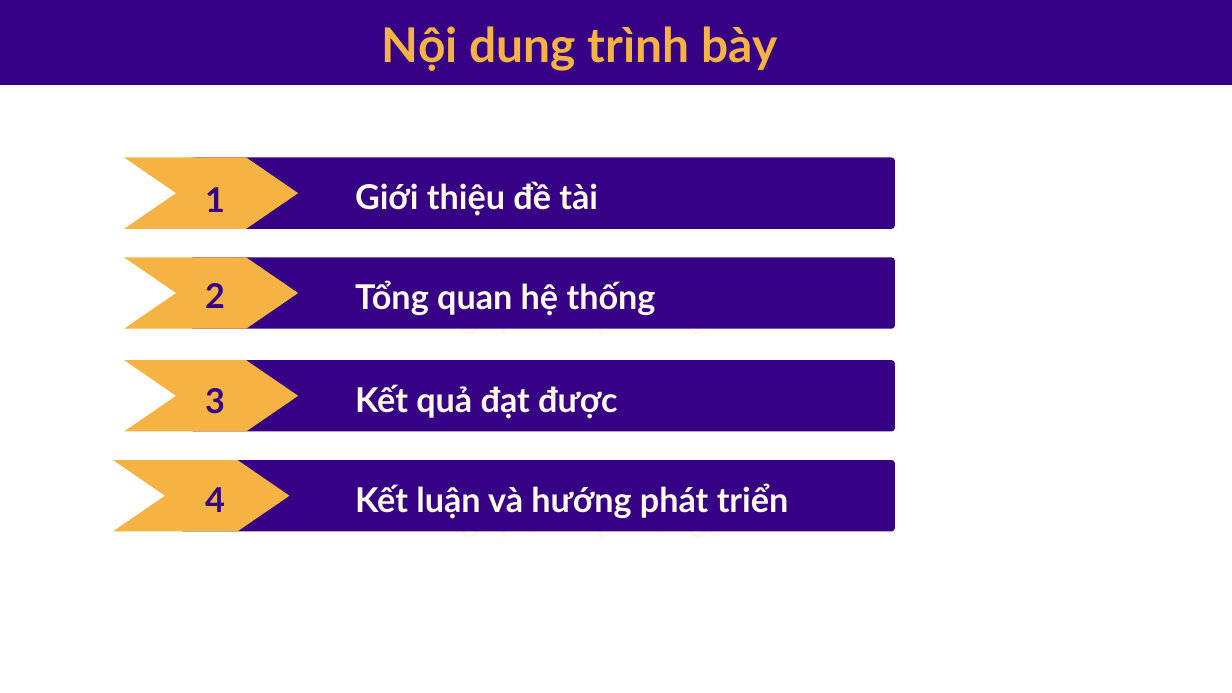
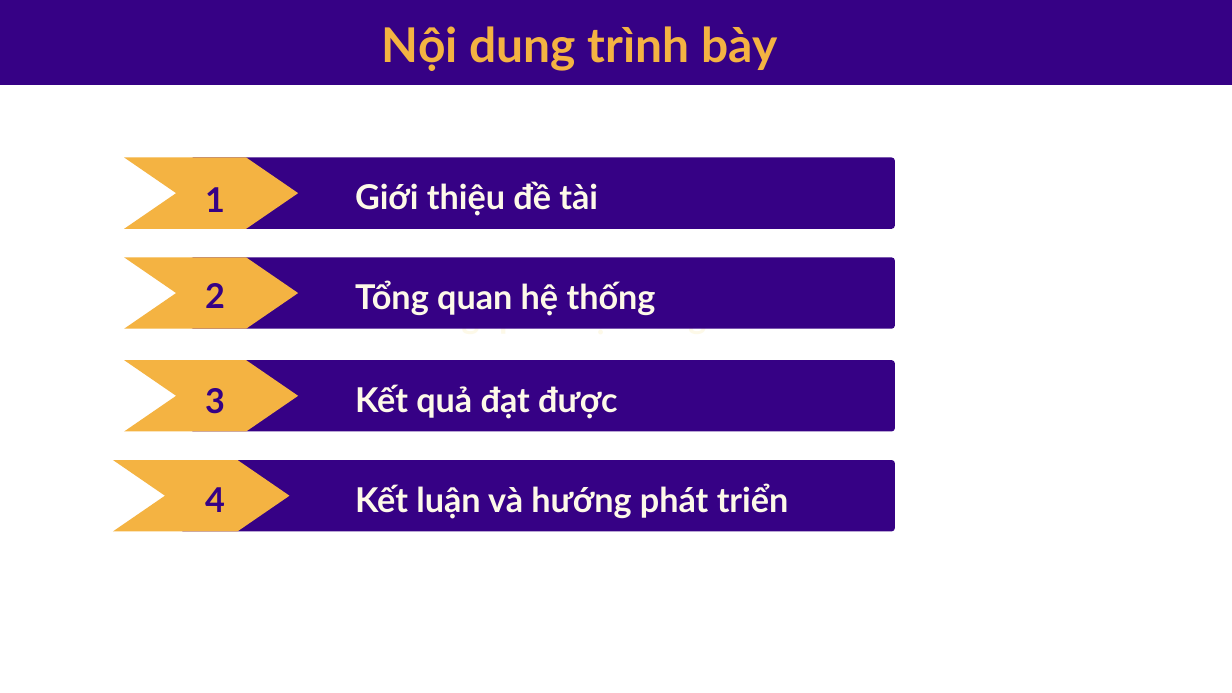
Before and after one commit to Huyle205/csn-da23ttc-letuanhuy-webhoctap-reactjs, a slide deck: slide 2 of thesis/abs/Bao cao thuyet trinh.pptx. Drawn at 1232x693 pixels with LibreOffice and Linux fonts; fonts in the diff are those of the drawing. Boxes give left, top, right and bottom in pixels: in the first picture for what was removed or moved away, otherwise in the second. Text is boxed around its words. In the diff, an @@ line names an element or a change of style, - is before the commit and + after.

```diff
--- a/thesis/abs/Bao cao thuyet trinh.pptx
+++ b/thesis/abs/Bao cao thuyet trinh.pptx
@@ text removed at (406,502,707,538) @@
-Tổng quan hệ thống
```
Also in this commit, not shown: 9 other slides changed, 26 other files.
